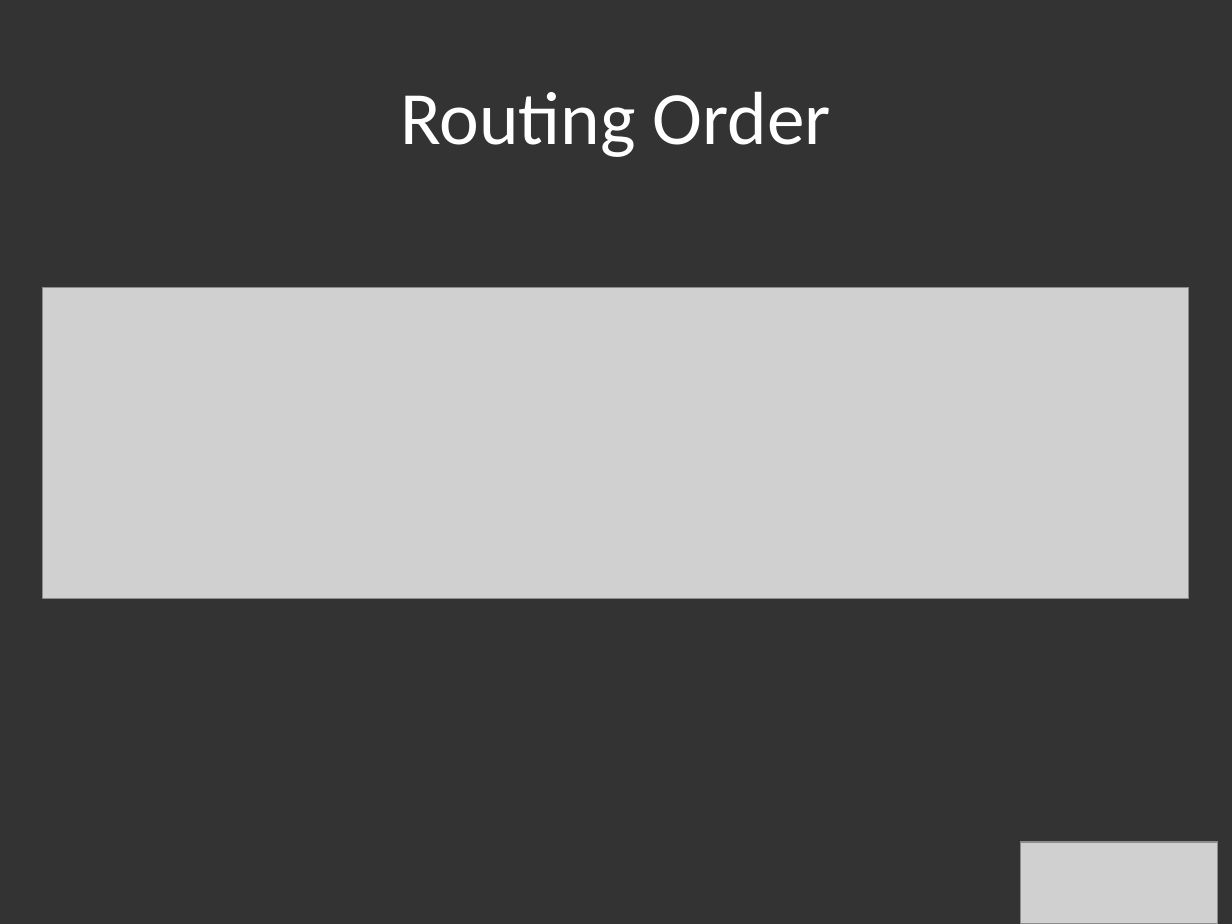
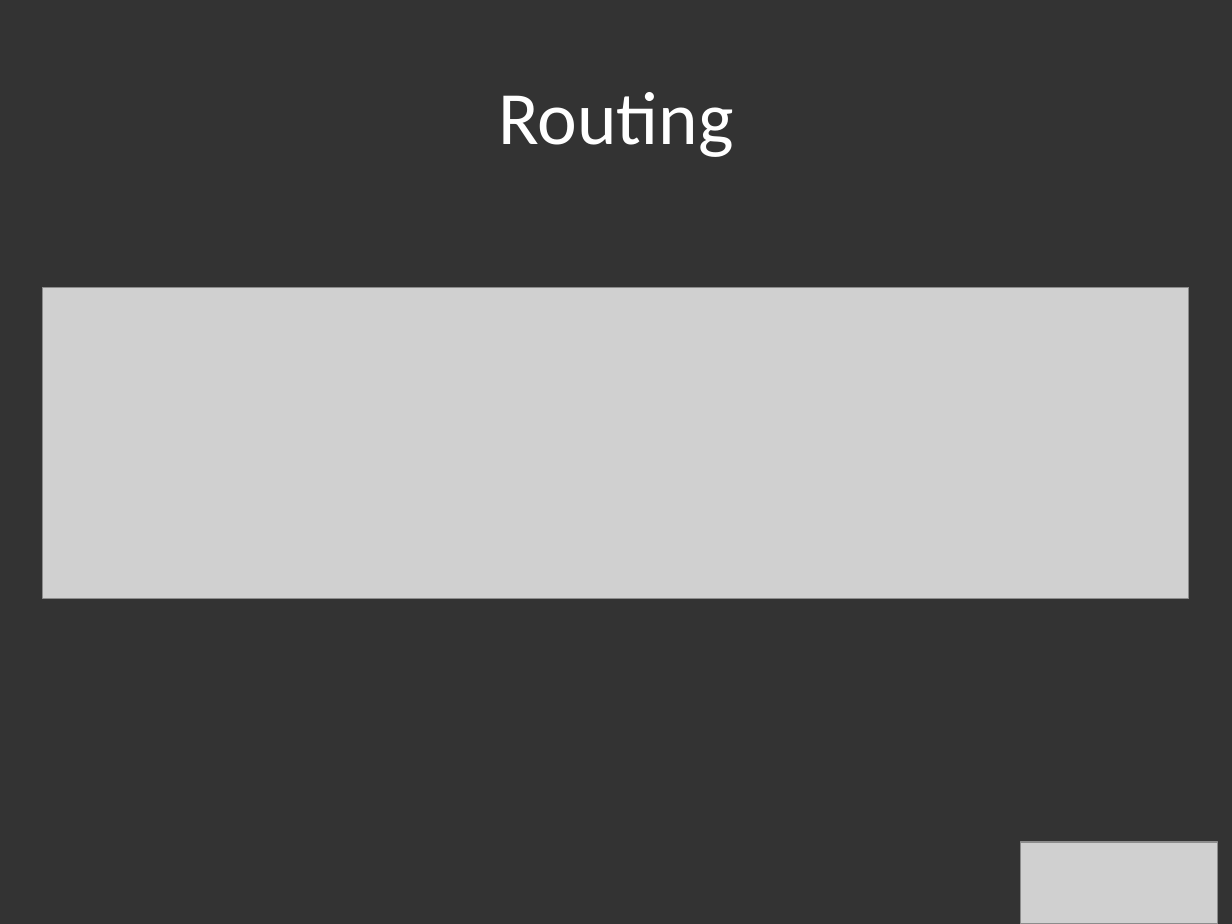
Before and after one commit to hlfshell/node.jSTL-Intro-Series---An-Introduction-to-Express, a slide deck: slide 16 of nodejs intro to express.pptx. Drawn at 1232x924 pixels with LibreOffice and Linux fonts; fonts in the diff are those of the drawing; grey boxes stand for pictures. Boxes give left, top, right and bottom in pixels: in the first picture for what was removed or moved away, otherwise in the second. Text is boxed around its words. In the diff, an @@ line names an element or a change of style, - is before the commit and + after.

```diff
--- a/nodejs intro to express.pptx
+++ b/nodejs intro to express.pptx
@@ title at <box>498,92,733,157</box>: text changed @@
-Routing Order
+Routing
```
Also in this commit, not shown: 5 other slides changed, 2 slides added, 4 slides removed, 7 other files.
